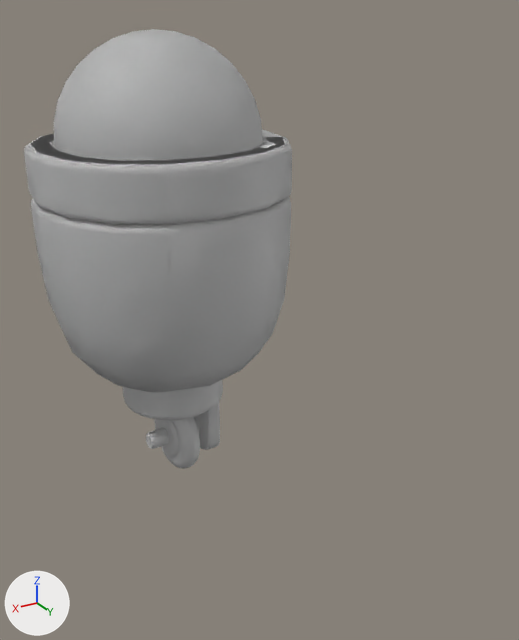
What one commit did to the Blender file untitled.proyectofinal.blend.
Both versions are drawn from a 50 mm camera at (1.35, 7.0, 2.05) aimed at (0.12, 4.96, 1.03). The lights are fixed; the arrows at lower left show +X, +Y and +Z.
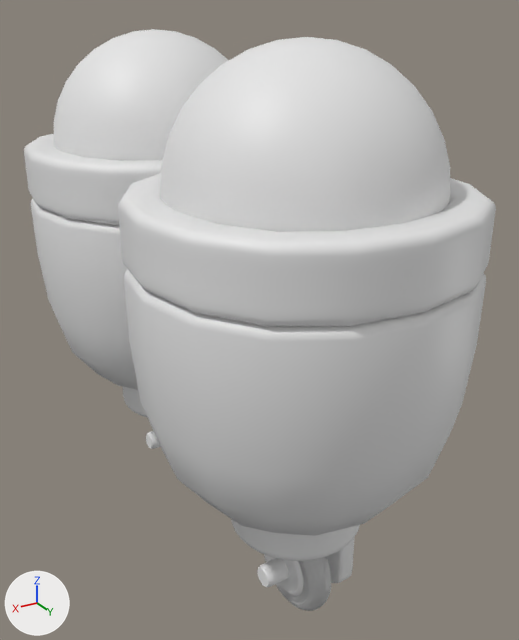
Boxes [x1, y1, x2, y2] around the edits, measured in the pictures (519 x 640 px):
'Robot 2', moved
    before: [31, 197, 291, 393]
    after: [124, 269, 486, 536]
'Sphere.001', moved
    before: [54, 29, 263, 161]
    after: [160, 37, 450, 232]
'Cube.003', moved
    before: [24, 130, 292, 225]
    after: [118, 173, 496, 327]
'Cylinder.005', moved
    before: [123, 380, 223, 420]
    after: [231, 519, 360, 561]
'Cylinder.007', moved (not visible before)
    after: [264, 554, 331, 611]
'Plane.002', moved
    before: [194, 402, 220, 450]
    after: [327, 539, 354, 583]
'Cylinder.008', moved (not visible afterwards)
    before: [154, 417, 200, 469]
'Cylinder.006', moved
    before: [146, 418, 200, 449]
    after: [257, 558, 289, 587]
'Cylinder.009', moved
    before: [156, 420, 179, 457]
    after: [268, 556, 303, 596]
'Sphere', unchanged, uncovered by the edit
    after: [54, 29, 229, 161]
'Robot 1', unchanged, uncovered by the edit
    after: [31, 199, 138, 390]
'Cube.001', unchanged, uncovered by the edit
    after: [24, 134, 163, 225]

The change in detail:
Object 'Robot 2' (ob_robot_2) moves from (0.23, 4.39, 0.273) to (0.23, 5.371, 0.273).
